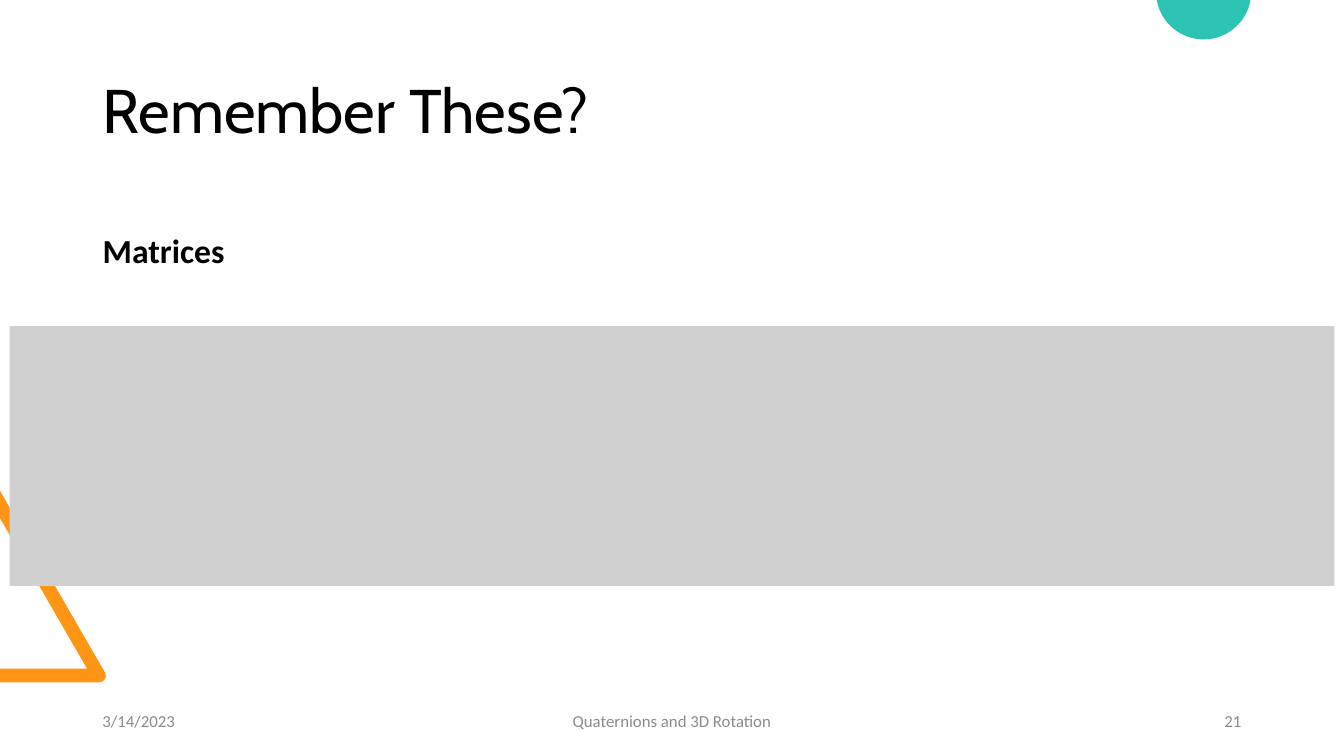
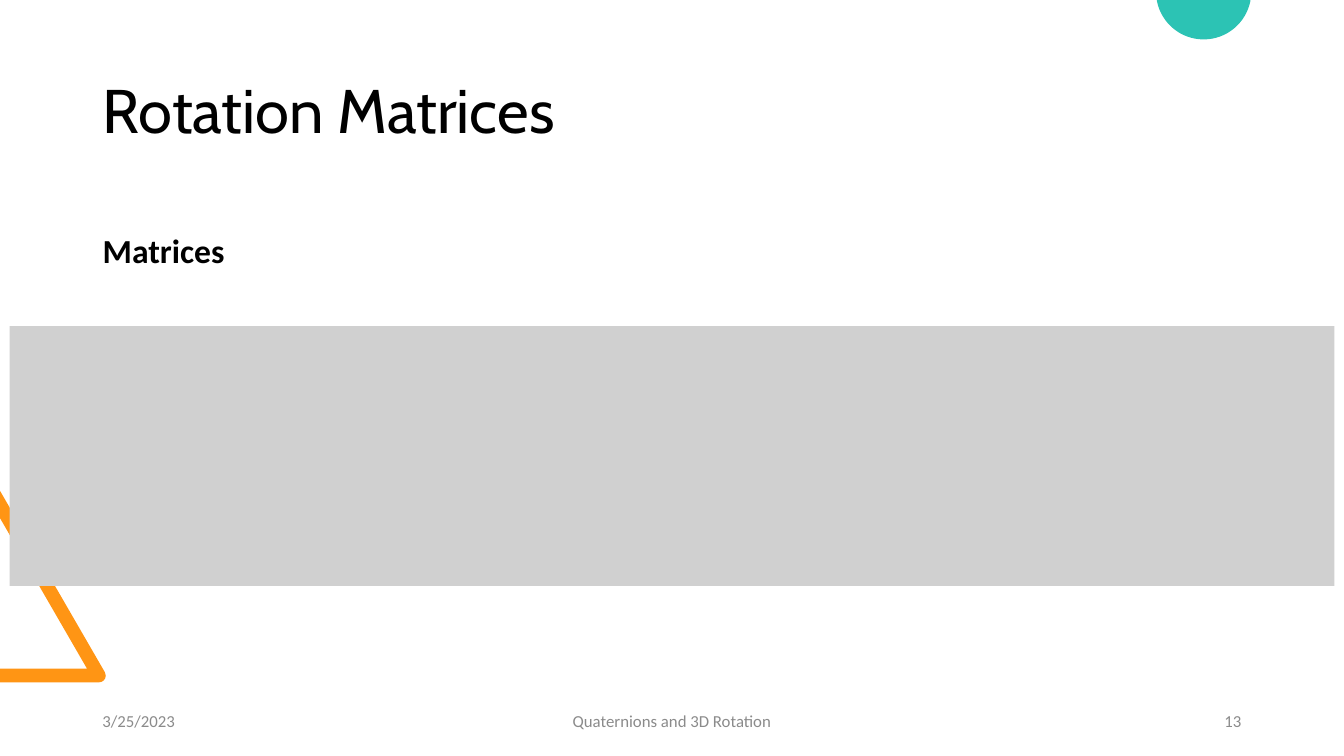
Before and after one commit to LukasGoodman23/QuaternionsVSEulerRotations, a slide deck: slide 13 of Quaternions and Three-Dimensional Rotations.pptx (slide 21 before the commit). Drawn at 1344x756 pixels with LibreOffice and Linux fonts; fonts in the diff are those of the drawing; grey boxes stand for pictures. Boxes give left, top, right and bottom in pixels: in the first picture for what was removed or moved away, otherwise in the second. Text is boxed around its words. In the diff, an @@ line names an element or a change of style, - is before the commit and + after.

```diff
--- a/Quaternions and Three-Dimensional Rotations.pptx
+++ b/Quaternions and Three-Dimensional Rotations.pptx
@@ title at (103,90,555,134): text changed @@
-Remember These?
+Rotation Matrices
@@ text at (102,715,174,728): text changed @@
-3/14/2023
+3/25/2023
@@ page number at (1224,716,1241,727): text changed @@
-21
+13
```
Also in this commit, not shown: 22 other slides changed, 6 slides added, 7 slides removed, 8 other files.
